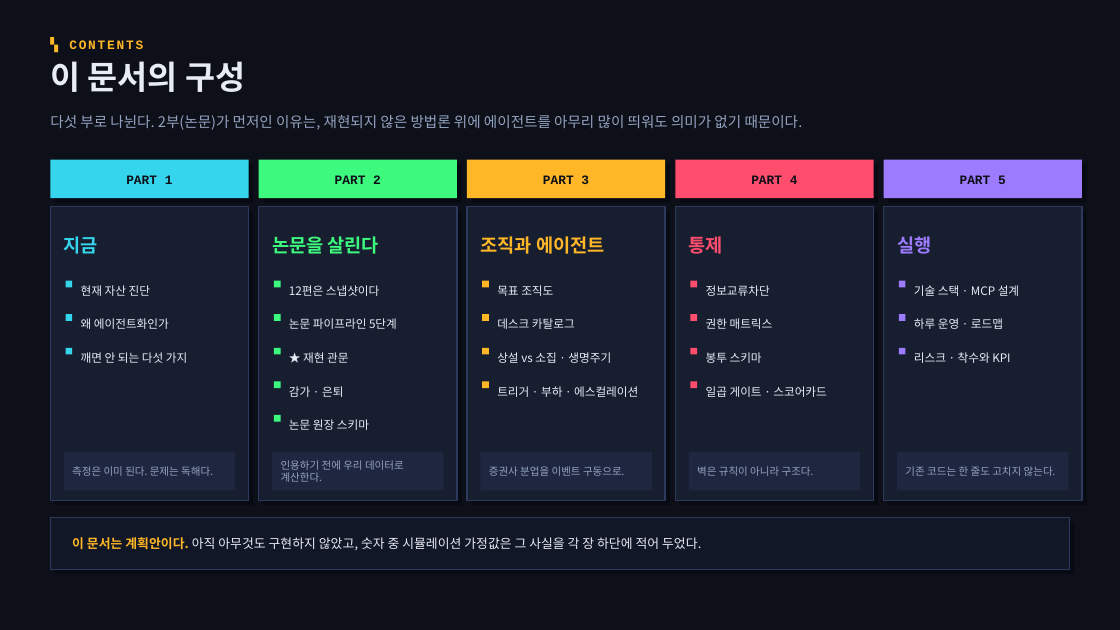
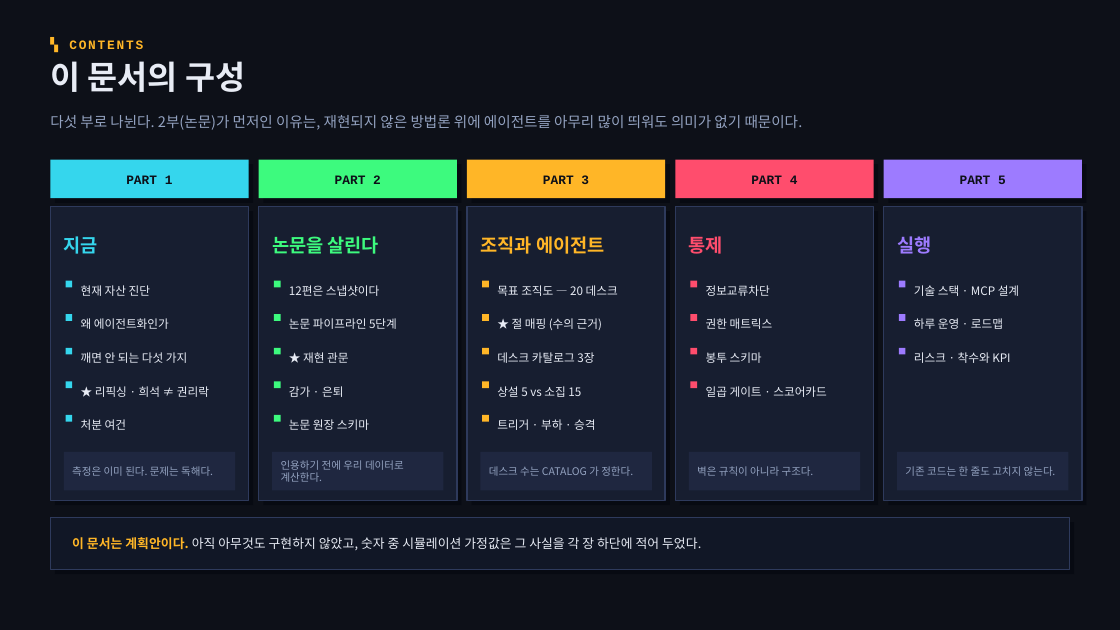
Before and after one commit to InnbumBaek/Stock_Agent, a slide deck: slide 3 of docs/agentization/Stock_Agent_에이전트화_계획안.pptx. Drawn at 1120x630 pixels with LibreOffice and Linux fonts; fonts in the diff are those of the drawing. Boxes give left, top, right and bottom in pixels: in the first picture for what was removed or moved away, otherwise in the second. Text is boxed around its words. In the diff, an @@ line names an element or a change of style, - is before the commit and + after.

```diff
--- a/docs/agentization/Stock_Agent_에이전트화_계획안.pptx
+++ b/docs/agentization/Stock_Agent_에이전트화_계획안.pptx
@@ text at bbox=[497, 285, 618, 296]: text changed @@
-목표 조직도
+목표 조직도 — 20 데스크
@@ text added at bbox=[512, 318, 602, 330], 10 pt, text #E8ECF5 @@
+★ 절 매핑 (수의 근거)
@@ text at bbox=[497, 352, 594, 363]: text changed @@
-데스크 카탈로그
+데스크 카탈로그 3장
@@ rectangle added at bbox=[66, 381, 72, 388], fill #35D6ED @@
@@ text added at bbox=[95, 386, 209, 397], 10 pt, text #E8ECF5 @@
+★ 리픽싱 · 희석 ≠ 권리락
@@ text at bbox=[497, 386, 581, 397]: text changed @@
-상설 vs 소집 · 생명주기
+상설 5 vs 소집 15
@@ rectangle added at bbox=[66, 415, 72, 422], fill #35D6ED @@
@@ text added at bbox=[81, 419, 126, 430], 10 pt, text #E8ECF5 @@
+처분 여건
@@ rectangle added at bbox=[482, 415, 489, 422], fill #FFB627 @@
@@ text at bbox=[497, 419, 595, 430]: text changed @@
-트리거 · 부하 · 에스컬레이션
+트리거 · 부하 · 승격
@@ text at bbox=[489, 466, 633, 476]: text changed @@
-증권사 분업을 이벤트 구동으로.
+데스크 수는 CATALOG 가 정한다.
```
Also in this commit, not shown: 10 other slides changed, 5 slides added, 30 other files.
